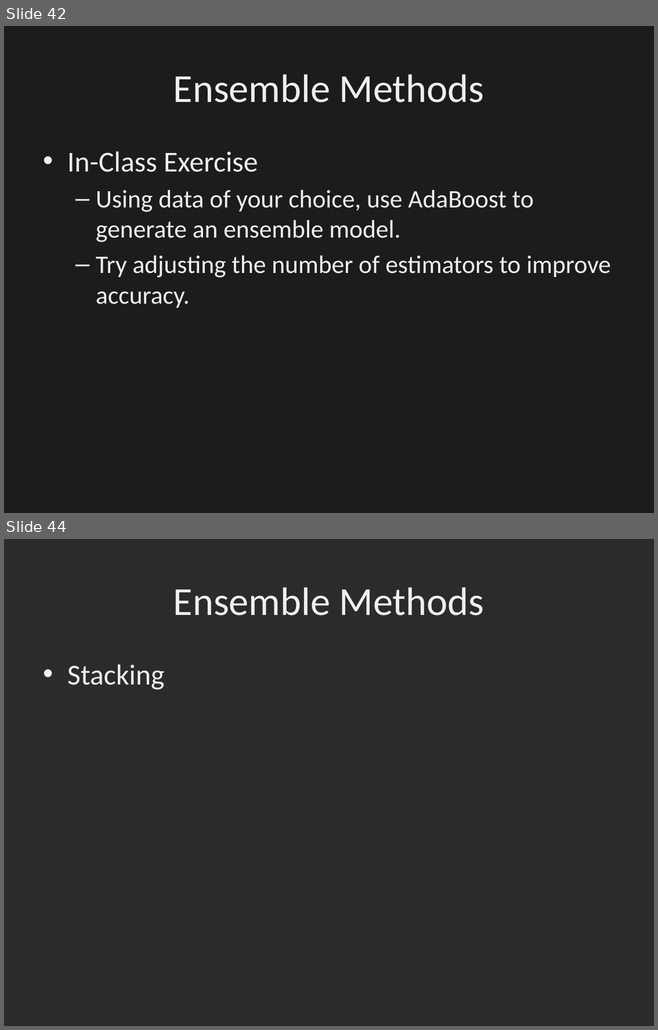
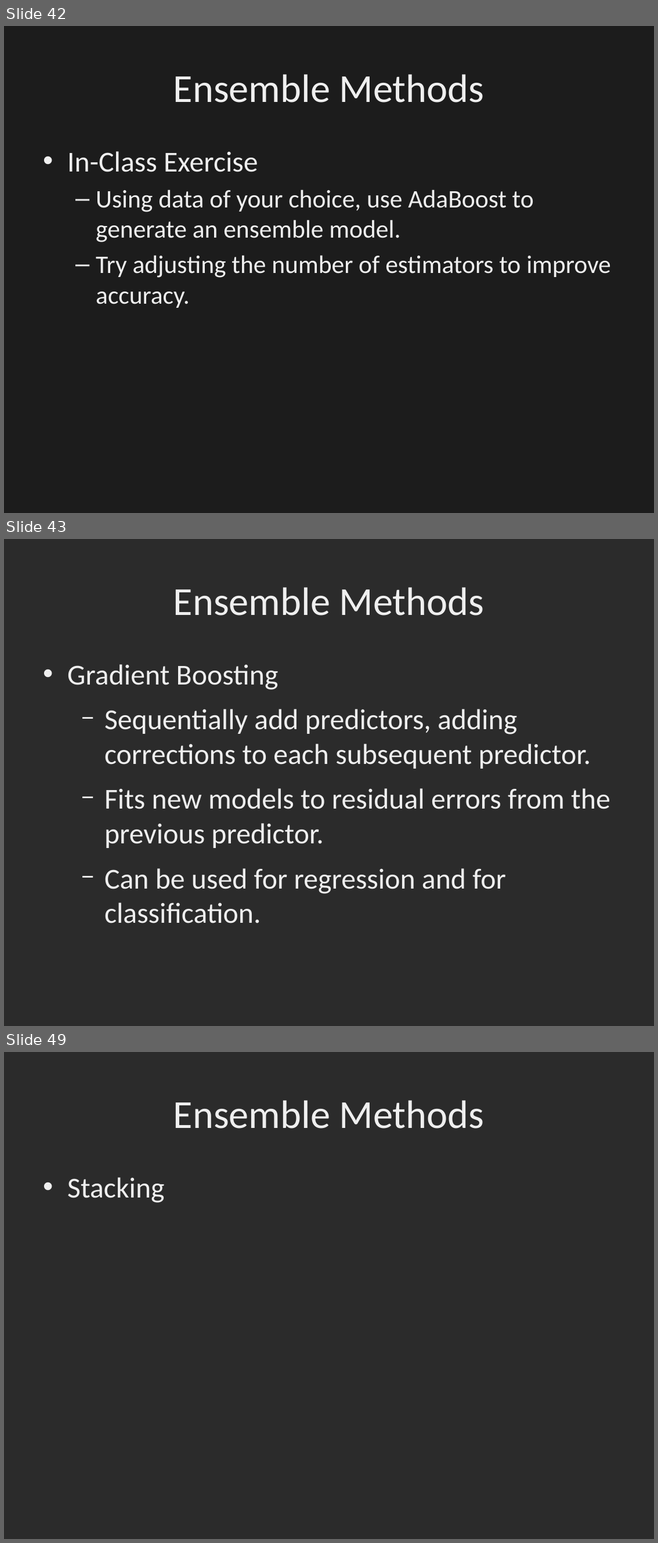
Before and after one commit to dbowmans46/PracticalProgramming, a slide deck: Session 7 - Python/Instructional Material/Machine Learning Slides/Session 7 - Python ML 9: Ensemble Methods.odp. Shown one above the other, each under a label of ours: slides 42 and 44 before the commit, slides 42, 43 and 49 after it; the slides between them are not shown. The pictures are 658x1030 and 658x1543 pixels, drawn with LibreOffice and Linux fonts; fonts in the diff are those of the drawing; background and template pictures are left out; a plain dark background stands for a picture behind light text. Boxes give left, top, right and bottom in pixels: in the first picture for what was removed or moved away, otherwise in the second. Text is boxed around its words. In the diff, an @@ line names an element or a change of style, - is before the commit and + after.

Commit message:
Added slides for gradient boosting.  Corrected slides for AdaBoost.  Added code for gradient boosting.

```diff
--- a/Session 7 - Python/Instructional Material/Machine Learning Slides/Session 7 - Python ML 9: Ensemble Methods.odp
+++ b/Session 7 - Python/Instructional Material/Machine Learning Slides/Session 7 - Python ML 9: Ensemble Methods.odp
@@ slide 43 added at [4,539,654,1026], background picture (left out) @@
@@ title added at [173,587,484,616], 44 pt, text #EFEFEF @@
+Ensemble Methods
@@ text added at [67,664,610,924], 32 pt, text #EFEFEF @@
+• Gradient Boosting
+  − Sequentially add predictors, adding corrections to each subsequent predictor.
+  − Fits new models to residual errors from the previous predictor.
+  − Can be used for regression and for classification.
@@ what was slide 44 is now slide 49 @@
```
Also in this commit, not shown: 3 slides changed, 4 other slides added, 2 other files.
